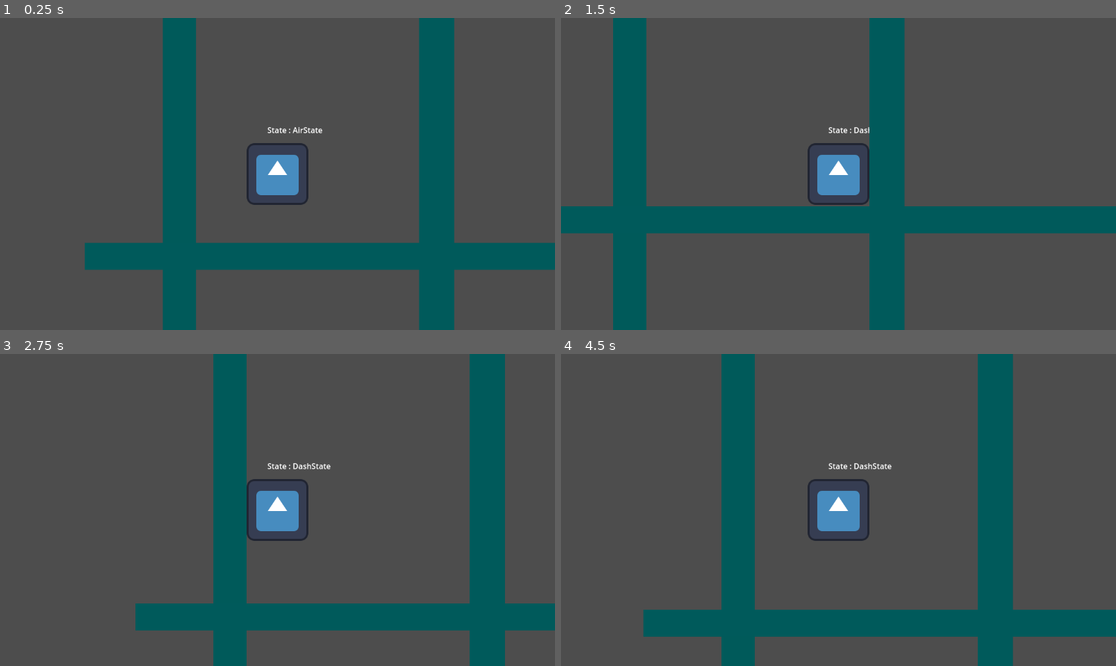
Above: before the commit, frames 1-4 (two rows, left to right).
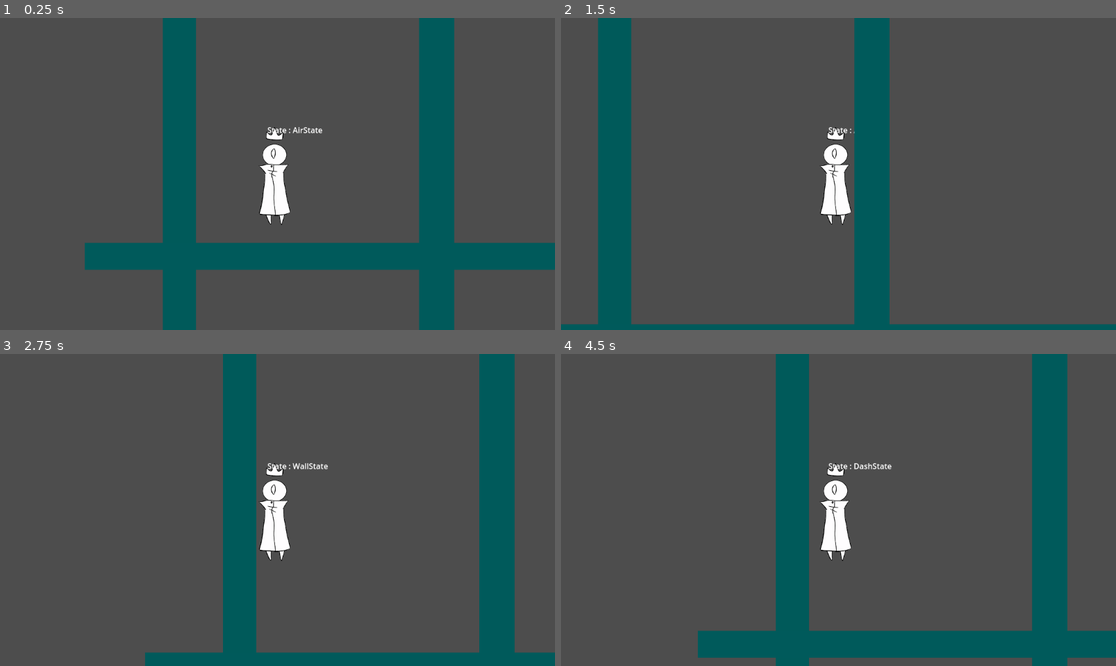
Above: after the commit, the same moments.

Repository: Jinko0/GODOT-proto-platformer
Game: Godot game, scene res://world/world.tscn
Same seed, same stepped clock (60 frames per second), same inputs: the game is played once before the commit and once after it. The engine's default icon, where the game draws it, is replaced by a stand-in: a white triangle on a blue panel in a dark square.
Inputs:
- Up to frame 1 (0.25 s): no input
- Up to frame 2 (1.5 s): hold D (right) from 0.53 s (still down); tap F (dash) at 0.6 s; tap Space (jump) at 0.77, 0.8, 1.07, 1.35 s
- Up to frame 3 (2.75 s): tap Space (jump) at 1.52, 1.82, 2.3 s; tap F (dash) at 1.55, 2.1 s; release D (right) at 2.03 s; hold A (left) from 2.03 s (still down)
- Up to frame 4 (4.5 s): release A (left) at 2.78 s; hold D (right) 2.78-4.28 s; tap F (dash) at 2.85, 4.35 s; tap Space (jump) at 3.02, 3.32, 3.6, 3.77, 4.07 s; hold A (left) from 4.28 s (still down)

The runs differ from the first frame. In frame 1, 1.7% of the frame differs, in the area x 44-56%, y 34-67%; in frame 2, 20%; in frame 3, 16%; in frame 4, 32%, in the area x 14-100%, y 0-100%.

Commit message:
player sprite added

Diff:
--- a/player/Player.gd
+++ b/player/Player.gd
@@ -1,23 +1,23 @@
 extends CharacterBody2D
 class_name Player
 
-const move_speed = 600.0
-const jump_velocity = -800.0
+@export var move_speed = 600.0
+@export var jump_velocity = -800.0
 
 @onready var sprite = $Sprite2D
 
-var gravity = 3000.0
+@export var gravity = 3000.0
 
 var double_jump_is_available : bool = true
 
-var wall_friction : float = 500.0
+@export var wall_friction : float = 500.0
 
-var wall_pushback : float = 1500
+@export var wall_pushback : float = 1500
 var pushback_velocity : float
 var is_pushed : bool = false
 
 var dash_direction : float = 1
-var dash_speed : float = 1500
+@export var dash_speed : float = 1500
 
 func _physics_process(delta):
 	move_and_slide()
--- a/player/Player.tscn
+++ b/player/Player.tscn
@@ -1,7 +1,7 @@
 [gd_scene load_steps=11 format=3 uid="uid://bsbo41pehiolb"]
 
-[ext_resource type="Texture2D" uid="uid://c3vtyd8otjies" path="res://icon.svg" id="1_5oere"]
 [ext_resource type="Script" path="res://player/Player.gd" id="1_tcbs5"]
+[ext_resource type="Texture2D" uid="uid://demy375bbi3d3" path="res://player.png" id="2_0dst4"]
 [ext_resource type="Script" path="res://global/states/StateDebugLabel.gd" id="2_t3fyk"]
 [ext_resource type="Script" path="res://player/states/PlayerStateMachine.gd" id="4_5jwfj"]
 [ext_resource type="Script" path="res://player/states/GroundState.gd" id="5_uiqrh"]
@@ -11,16 +11,18 @@
 [ext_resource type="Script" path="res://player/states/DashState.gd" id="8_gh1s0"]
 
 [sub_resource type="RectangleShape2D" id="RectangleShape2D_d3u8x"]
-size = Vector2(124, 125)
+size = Vector2(73, 203)
 
 [node name="Player" type="CharacterBody2D"]
 script = ExtResource("1_tcbs5")
 
 [node name="Sprite2D" type="Sprite2D" parent="."]
-texture = ExtResource("1_5oere")
+texture = ExtResource("2_0dst4")
+hframes = 5
+vframes = 6
 
 [node name="CollisionShape2D" type="CollisionShape2D" parent="."]
-position = Vector2(0, 0.5)
+position = Vector2(-5.5, 3.5)
 shape = SubResource("RectangleShape2D_d3u8x")
 
 [node name="StateDebugLabel" type="Label" parent="." node_paths=PackedStringArray("state_machine")]
@@ -56,6 +58,7 @@
 player_input = NodePath("../../Components/PlayerInputComponent")
 
 [node name="DashTimer" type="Timer" parent="PlayerStateMachine/DashState"]
+wait_time = 0.35
 one_shot = true
 
 [node name="Components" type="Node" parent="."]
--- a/player/states/WallState.gd
+++ b/player/states/WallState.gd
@@ -17,3 +17,8 @@
 		player.pushback_velocity = -player.wall_pushback
 	elif player.get_wall_normal() == Vector2.RIGHT:
 		player.pushback_velocity = player.wall_pushback
+
+func dash():
+	## lors d'un dash depuis un mur on veux dash dans la direction opposée
+	player_input.last_direction = -player_input.last_direction
+	transitioned.emit(self,"DashState")
Binary file added: player.png
Not shown, added: player.png.import
